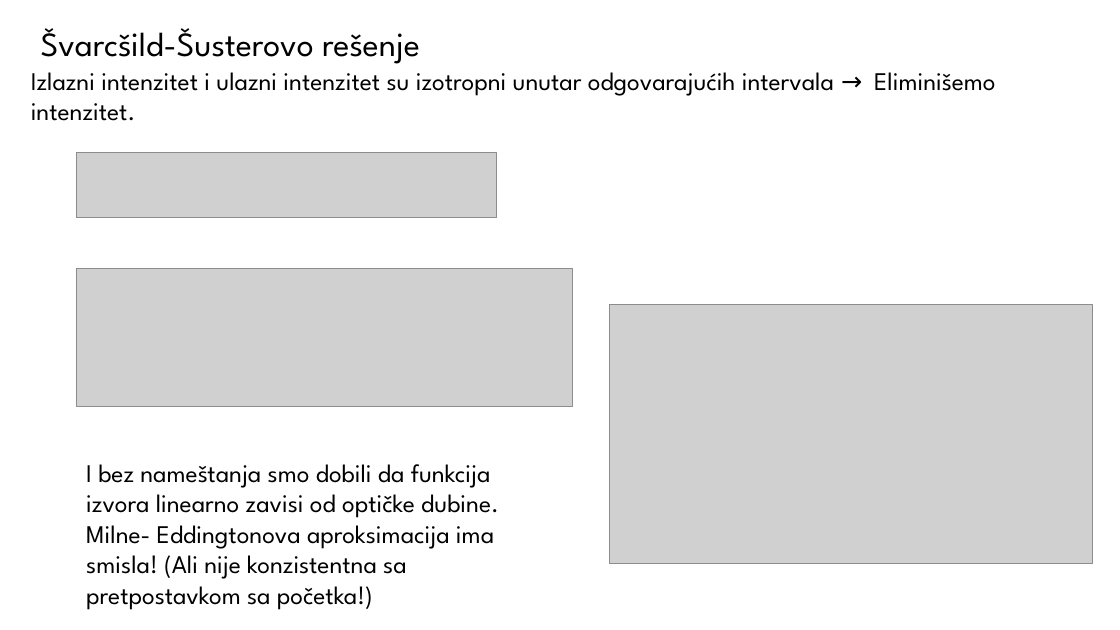
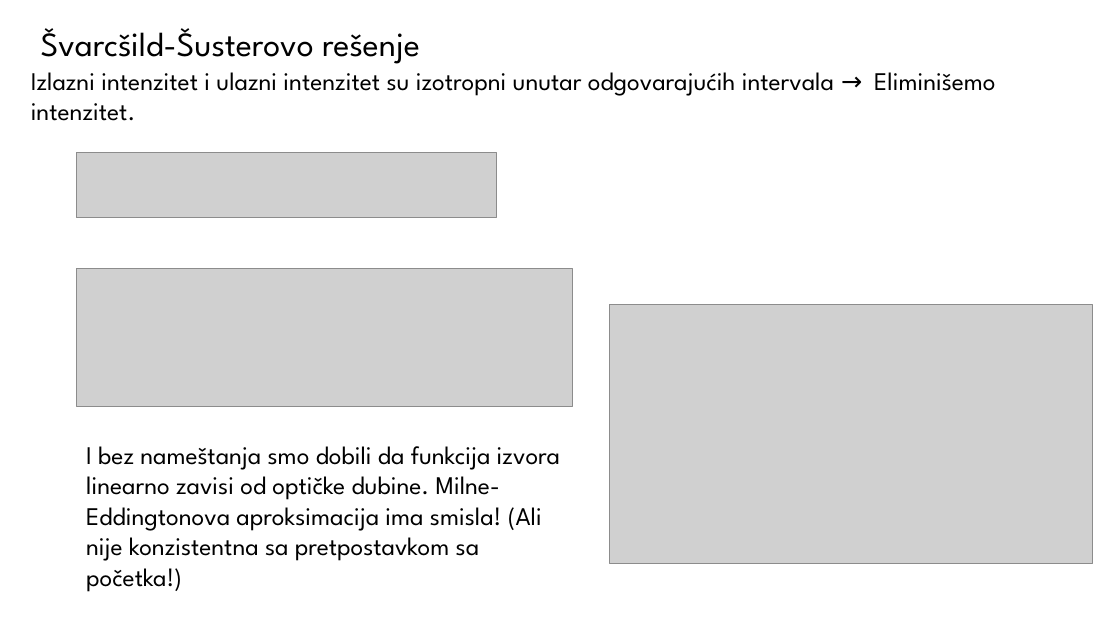
Before and after one commit to ivanzmilic/TZS_matf, a slide deck: slide 23 of Predavanja/Predavanje_06_Resenje_Milneovog_Problema.pptx. Drawn at 1120x630 pixels with LibreOffice and Linux fonts; fonts in the diff are those of the drawing; grey boxes stand for pictures. Boxes give left, top, right and bottom in pixels: in the first picture for what was removed or moved away, otherwise in the second. Text is boxed around its words. In the diff, an @@ line names an element or a change of style, - is before the commit and + after.

```diff
--- a/Predavanja/Predavanje_06_Resenje_Milneovog_Problema.pptx
+++ b/Predavanja/Predavanje_06_Resenje_Milneovog_Problema.pptx
@@ text "I bez nameštanja smo dobili ..." rewrapped from (86, 464, 499, 610) to (86, 446, 560, 592) @@
```
Also in this commit, not shown: 3 other slides changed, 2 other files.
